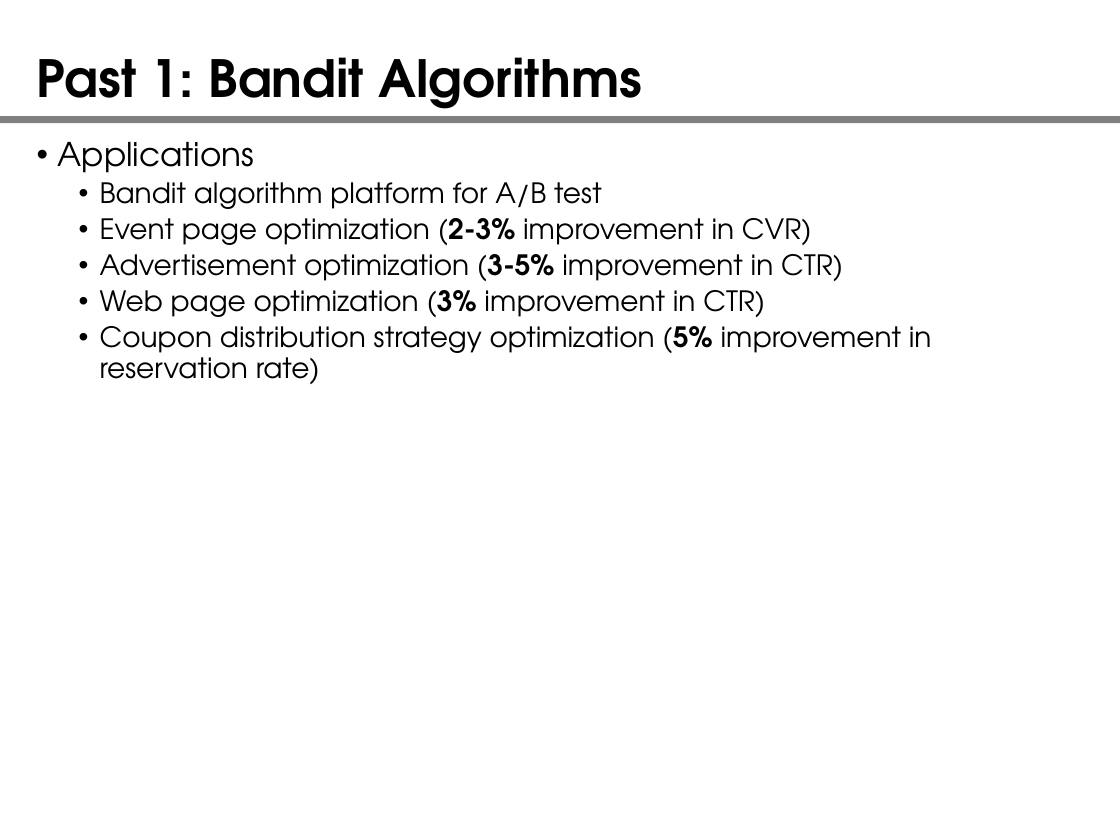
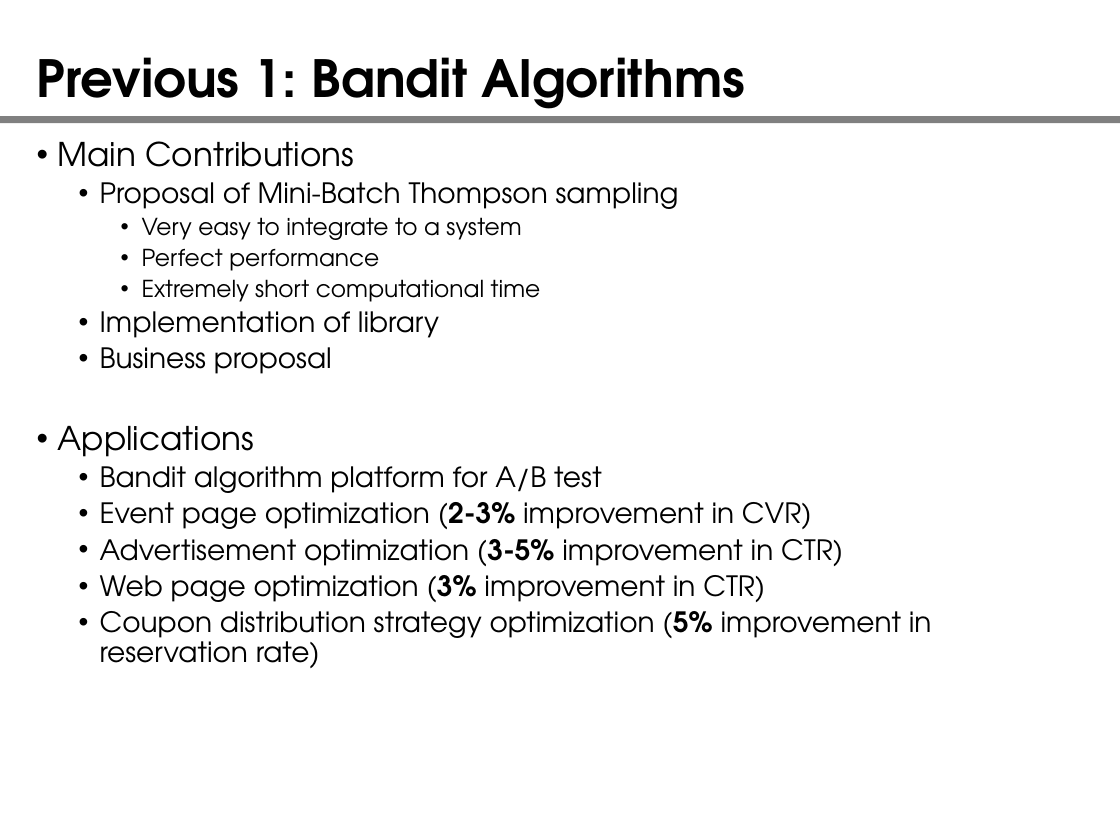
Before and after one commit to yangbin64/document, a slide deck: slide 4 of introduction.pptx (slide 3 before the commit). Drawn at 1120x840 pixels with LibreOffice and Linux fonts; fonts in the diff are those of the drawing. Boxes give left, top, right and bottom in pixels: in the first picture for what was removed or moved away, otherwise in the second. Text is boxed around its words. In the diff, an @@ line names an element or a change of style, - is before the commit and + after.

```diff
--- a/introduction.pptx
+++ b/introduction.pptx
@@ title at bbox=[37, 57, 745, 118]: text changed @@
-Past 1: Bandit Algorithms
+Previous 1: Bandit Algorithms
@@ text at bbox=[58, 141, 679, 374]: paragraphs added @@
+• Main Contributions
+  • Proposal of Mini-Batch Thompson sampling
+    • Very easy to integrate to a system
+    • Perfect performance
+    • Extremely short computational time
+  • Implementation of library
+  • Business proposal
```
Also in this commit, not shown: 4 other slides changed, 2 slides added, 1 slide removed.
